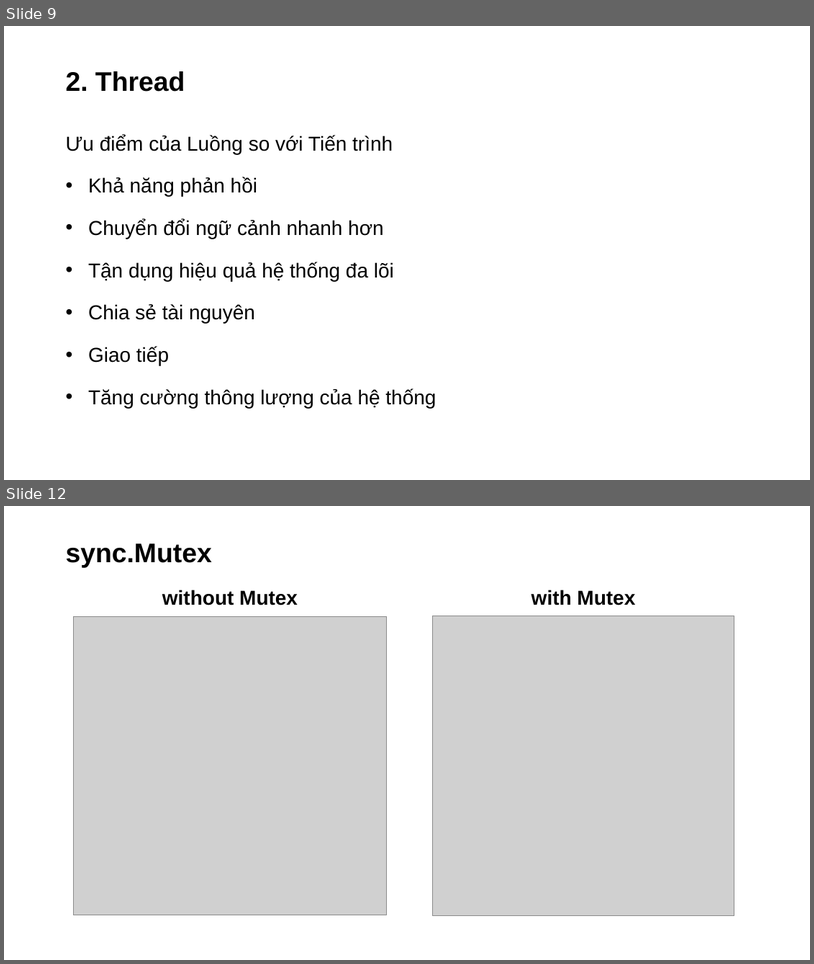
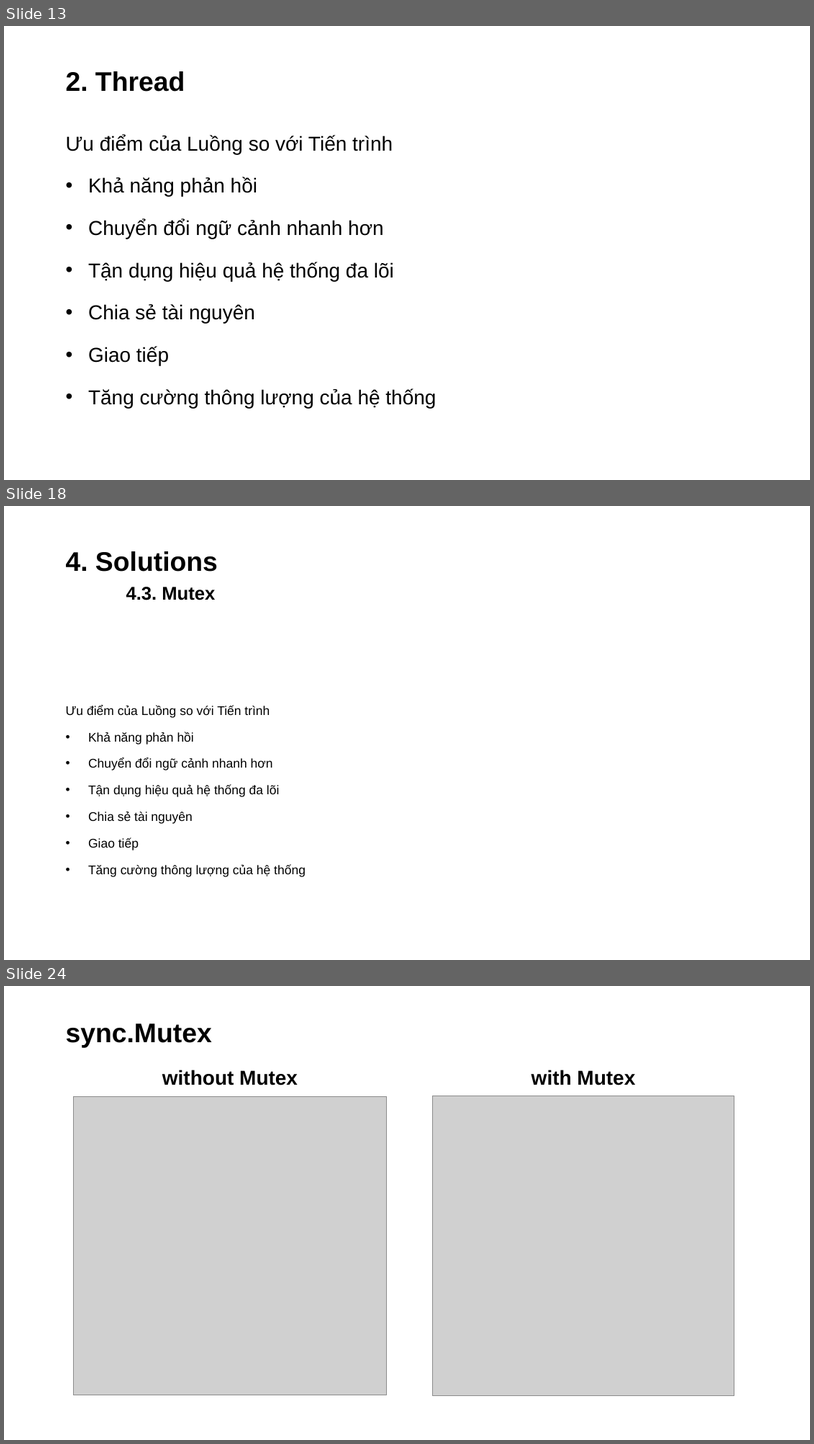
Before and after one commit to dangnm9699/Learn-Golang, a slide deck: Problem and Solution in Concurrency.pptx. Shown one above the other, each under a label of ours: slides 9 and 12 before the commit, slides 13, 18 and 24 after it; the slides between them are not shown. The pictures are 814x964 and 814x1444 pixels, drawn with LibreOffice and Linux fonts; fonts in the diff are those of the drawing; grey boxes stand for pictures. Boxes give left, top, right and bottom in pixels: in the first picture for what was removed or moved away, otherwise in the second. Text is boxed around its words. In the diff, an @@ line names an element or a change of style, - is before the commit and + after.

```diff
--- a/Problem and Solution in Concurrency.pptx
+++ b/Problem and Solution in Concurrency.pptx
@@ slide 18 added at [4, 506, 810, 960], background #FFFFFF @@
@@ title added at [66, 551, 218, 600], 32 pt, text #000000, bold @@
+4. Solutions
+4.3. Mutex
@@ text added at [66, 705, 306, 877], 15 pt, text #000000 @@
+Ưu điểm của Luồng so với Tiến trình
+• Khả năng phản hồi
+• Chuyển đổi ngữ cảnh nhanh hơn
+• Tận dụng hiệu quả hệ thống đa lõi
+• Chia sẻ tài nguyên
+• Giao tiếp
+• Tăng cường thông lượng của hệ thống
@@ what was slide 9 is now slide 13 @@
@@ what was slide 12 is now slide 24 @@
```
Also in this commit, not shown: 6 slides changed, 13 other slides added, 2 slides removed, 1 other file.
